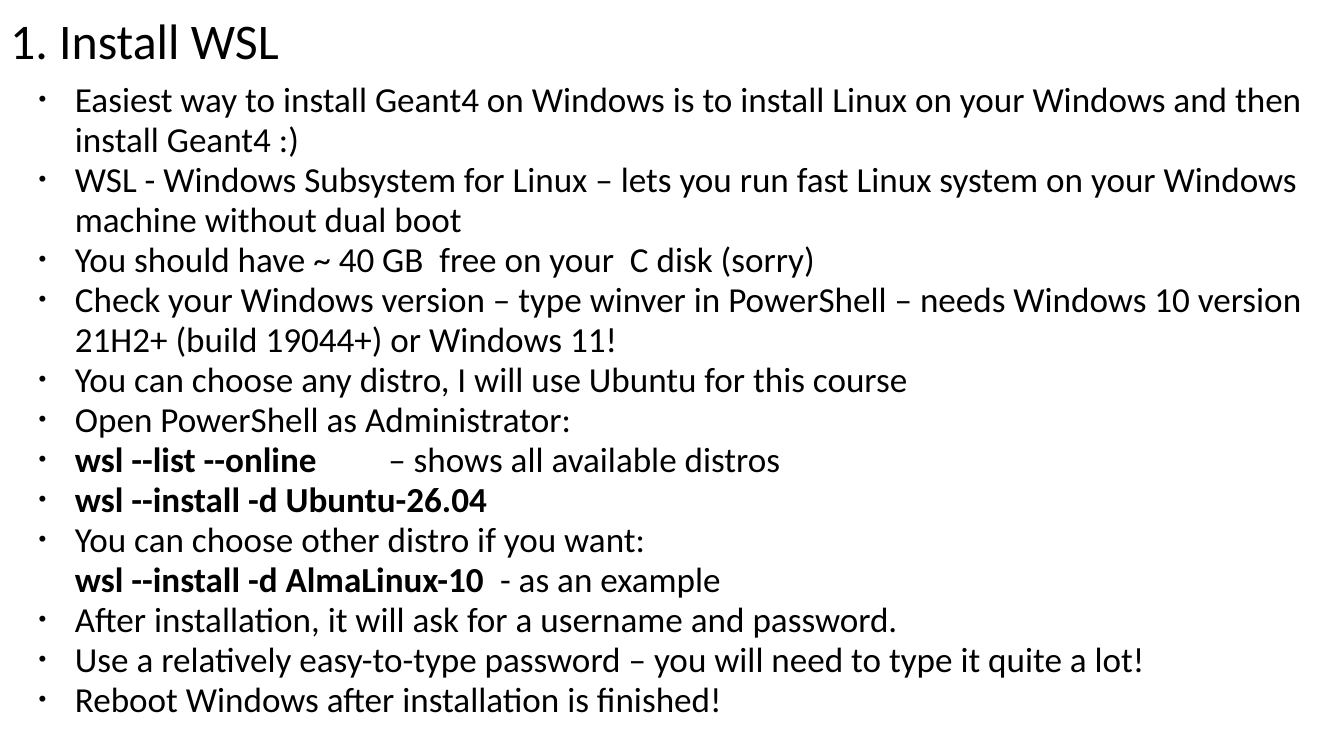
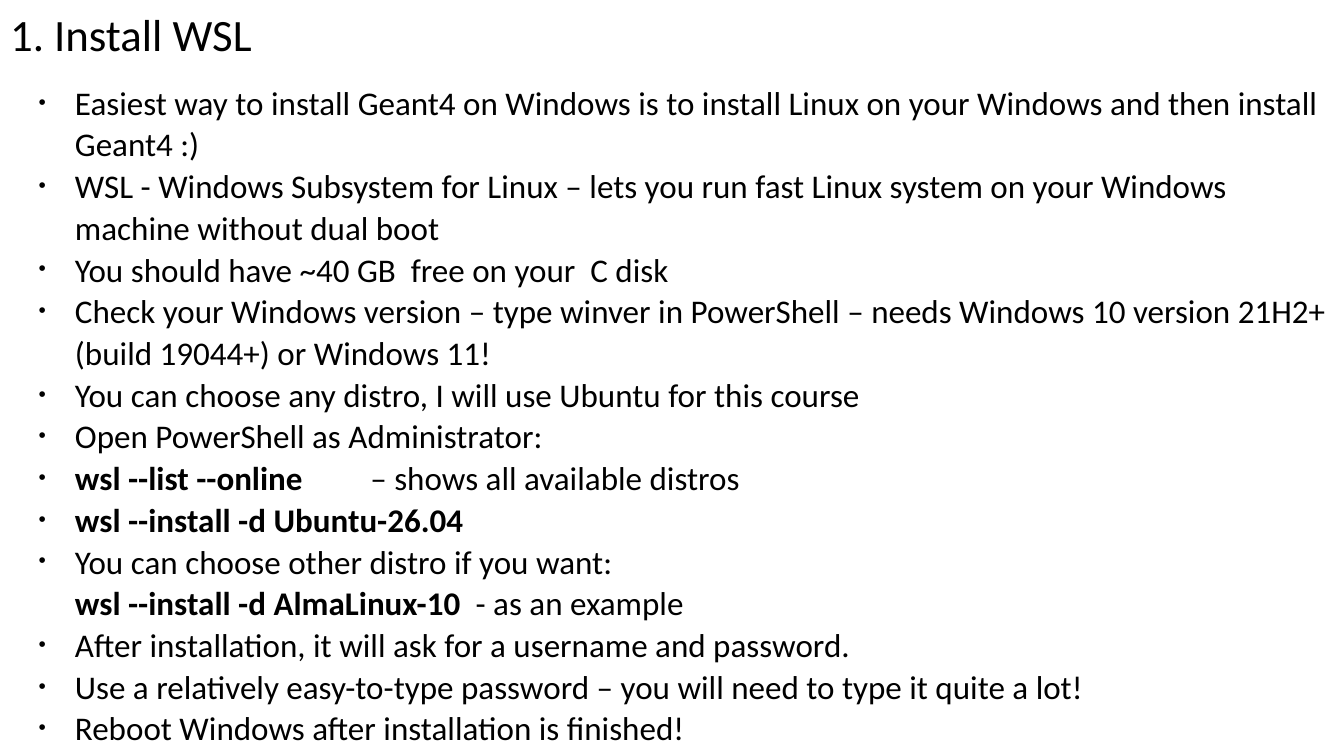
Before and after one commit to dima3551/geant4-course, a slide deck: slide 5 of 1-Introduction-and-installation/1 Introduction and installation.pptx. Drawn at 1344x756 pixels with LibreOffice and Linux fonts; fonts in the diff are those of the drawing. Boxes give left, top, right and bottom in pixels: in the first picture for what was removed or moved away, otherwise in the second. Text is boxed around its words. In the diff, an @@ line names an element or a change of style, - is before the commit and + after.

```diff
--- a/1-Introduction-and-installation/1 Introduction and installation.pptx
+++ b/1-Introduction-and-installation/1 Introduction and installation.pptx
@@ title "1. Install WSL" at (10,20,252,52): size 35.6 to 32 pt; line spacing 0.9 to 1 @@
@@ text at (75,92,1325,741): size 25 to 23.6 pt; line spacing 0.95 to 1.05; more space between paragraphs @@
@@ text at (75,259,668,288): text changed; size 25 to 23.6 pt @@
-• You should have ~ 40 GB free on your C disk (sorry)
+• You should have ~40 GB free on your C disk
```
Also in this commit, not shown: 19 other slides changed, 3 slides added, 2 other files.
